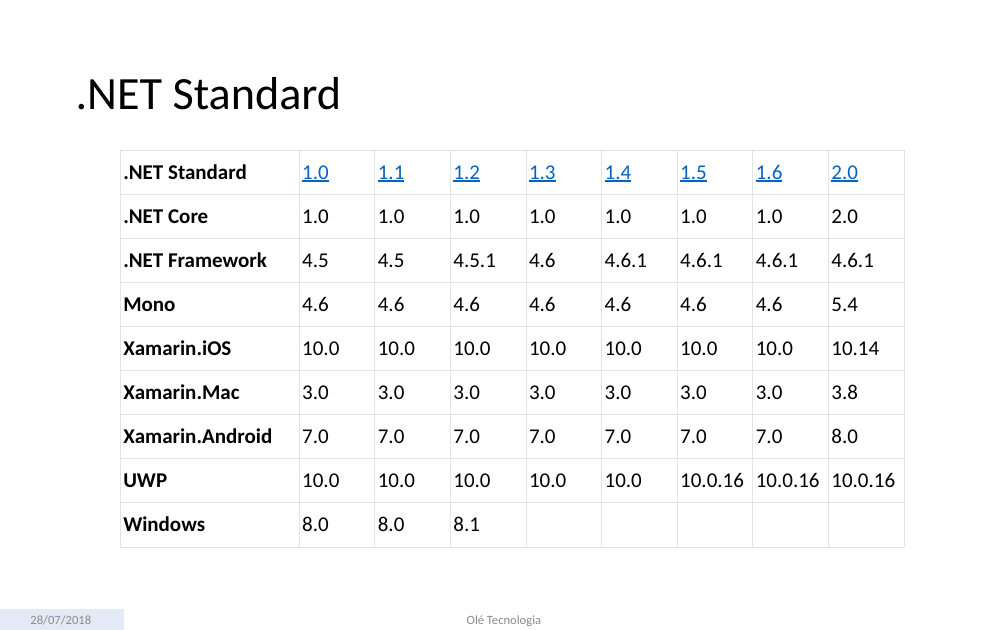
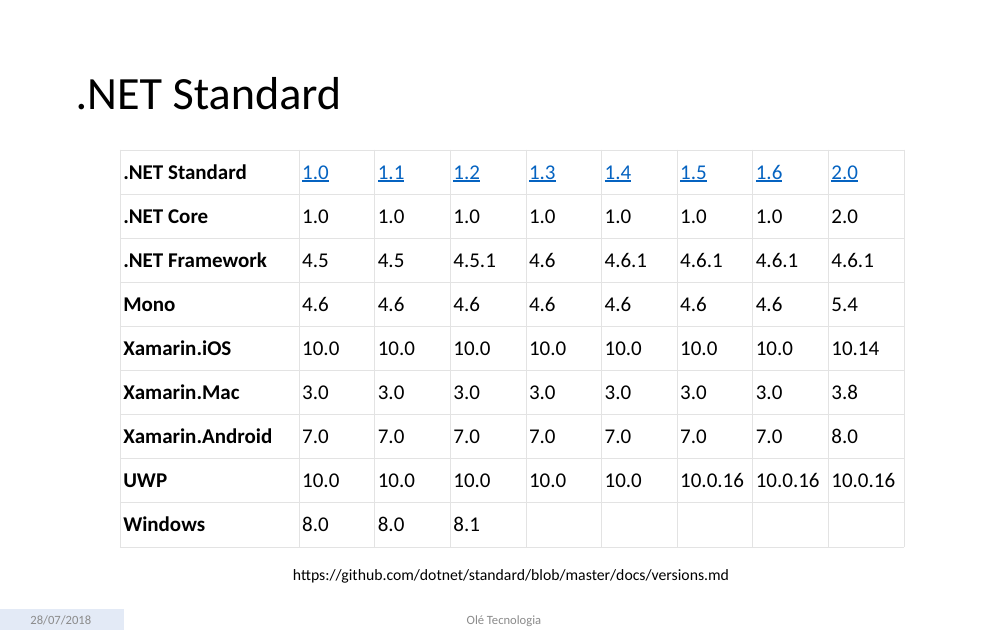
Before and after one commit to matheusneder/misc, a slide deck: slide 29 of palestras/ppt/nocoes-netcore-docker-ddd-e-boas-praticas-programacao.pptx. Drawn at 1008x630 pixels with LibreOffice and Linux fonts; fonts in the diff are those of the drawing. Boxes give left, top, right and bottom in pixels: in the first picture for what was removed or moved away, otherwise in the second. Text is boxed around its words. In the diff, an @@ line names an element or a change of style, - is before the commit and + after.

```diff
--- a/palestras/ppt/nocoes-netcore-docker-ddd-e-boas-praticas-programacao.pptx
+++ b/palestras/ppt/nocoes-netcore-docker-ddd-e-boas-praticas-programacao.pptx
@@ text added at (x1=293, y1=569, x2=729, y2=583), 18 pt, text #000000 @@
+https://github.com/dotnet/standard/blob/master/docs/versions.md
```
Also in this commit, not shown: 3 other slides changed, 1 other file.
